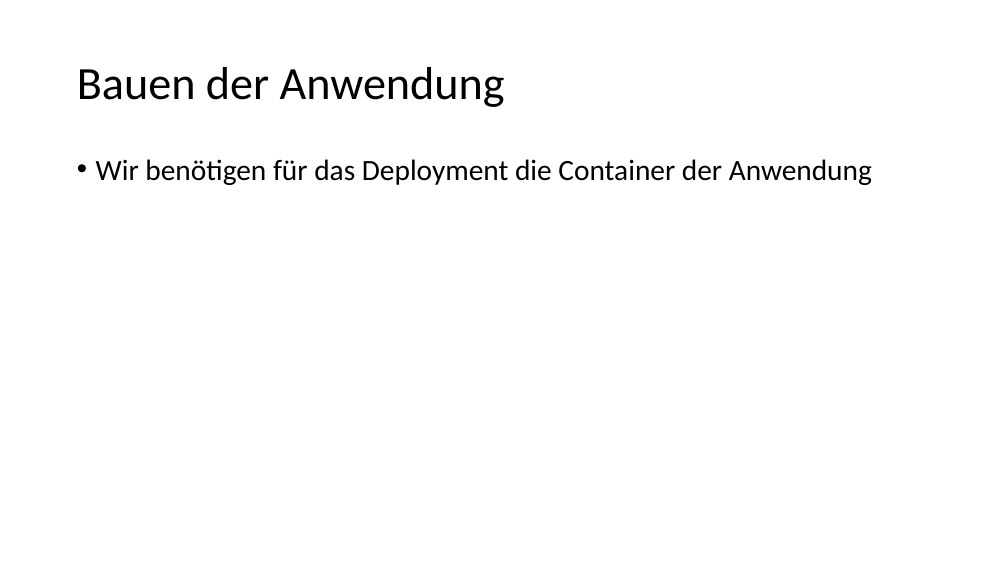
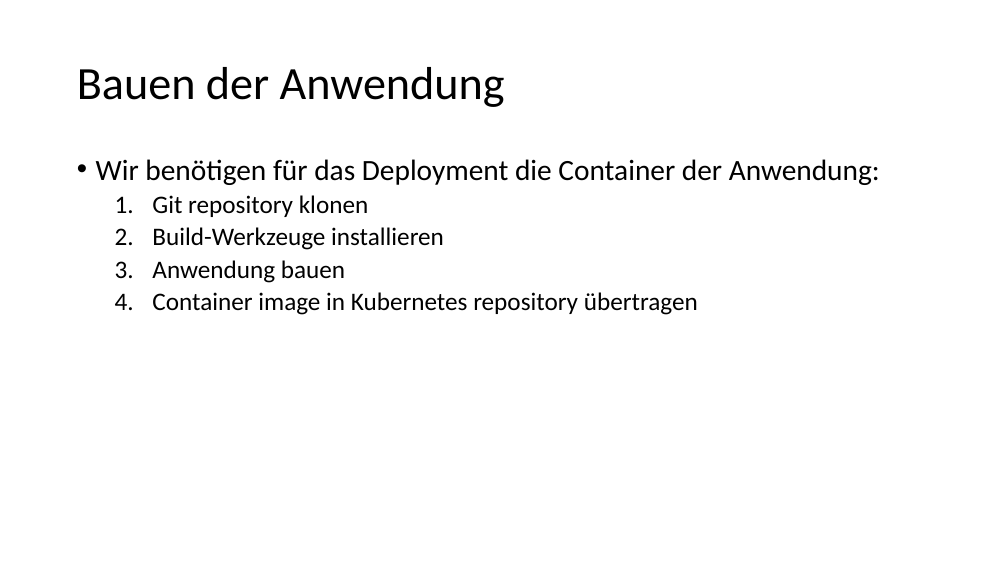
Before and after one commit to igeldo/PR4-SoSe23, a slide deck: slide 2 of sample/kubernetes/Bring your own device - Teil 2.pptx. Drawn at 1008x567 pixels with LibreOffice and Linux fonts; fonts in the diff are those of the drawing. Boxes give left, top, right and bottom in pixels: in the first picture for what was removed or moved away, otherwise in the second. Text is boxed around its words. In the diff, an @@ line names an element or a change of style, - is before the commit and + after.

```diff
--- a/sample/kubernetes/Bring your own device - Teil 2.pptx
+++ b/sample/kubernetes/Bring your own device - Teil 2.pptx
@@ text at [96,159,880,315]: text changed; size 28 to 24 pt @@
-• Wir benötigen für das Deployment die Container der Anwendung
+• Wir benötigen für das Deployment die Container der Anwendung:
+  1. Git repository klonen
+  2. Build-Werkzeuge installieren
+  3. Anwendung bauen
+  4. Container image in Kubernetes repository übertragen
```
Also in this commit, not shown: 4 other slides changed, 1 slide added, 1 slide removed, 2 other files.
